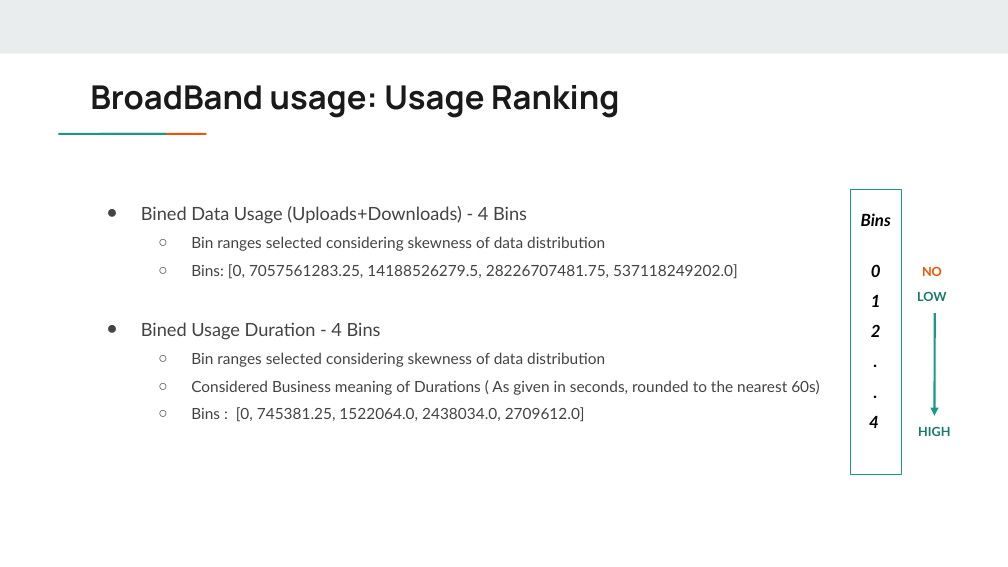
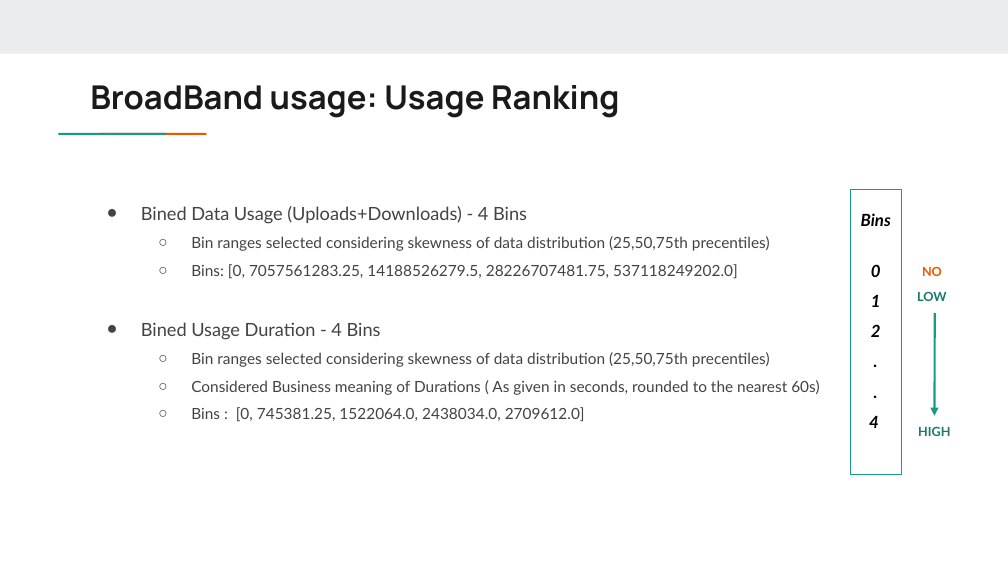
Before and after one commit to cmadusankahw/leve-4-research-hybrid-recommender-for-fixed-line-telco, a slide deck: slide 20 of documents/presentations/SLT project - Data Engineering Flow.pptx. Drawn at 1008x567 pixels with LibreOffice and Linux fonts; fonts in the diff are those of the drawing. Boxes give left, top, right and bottom in pixels: in the first picture for what was removed or moved away, otherwise in the second. Text is boxed around its words. In the diff, an @@ line names an element or a change of style, - is before the commit and + after.

```diff
--- a/documents/presentations/SLT project - Data Engineering Flow.pptx
+++ b/documents/presentations/SLT project - Data Engineering Flow.pptx
@@ text at (191, 236, 770, 251): text changed @@
-  ○ Bin ranges selected considering skewness of data distribution
+  ○ Bin ranges selected considering skewness of data distribution (25,50,75th precentiles)
@@ text at (191, 352, 770, 367): text changed @@
-  ○ Bin ranges selected considering skewness of data distribution
+  ○ Bin ranges selected considering skewness of data distribution (25,50,75th precentiles)
```
Also in this commit, not shown: 4 other slides changed, 1 slide added, 9 other files.
